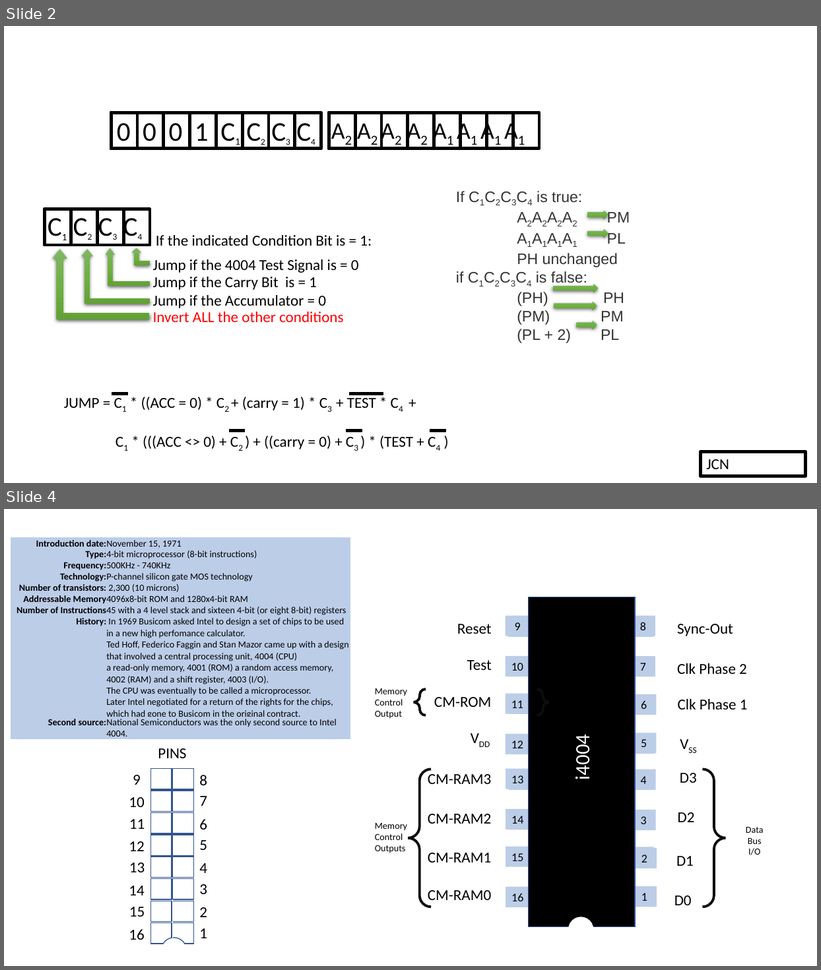
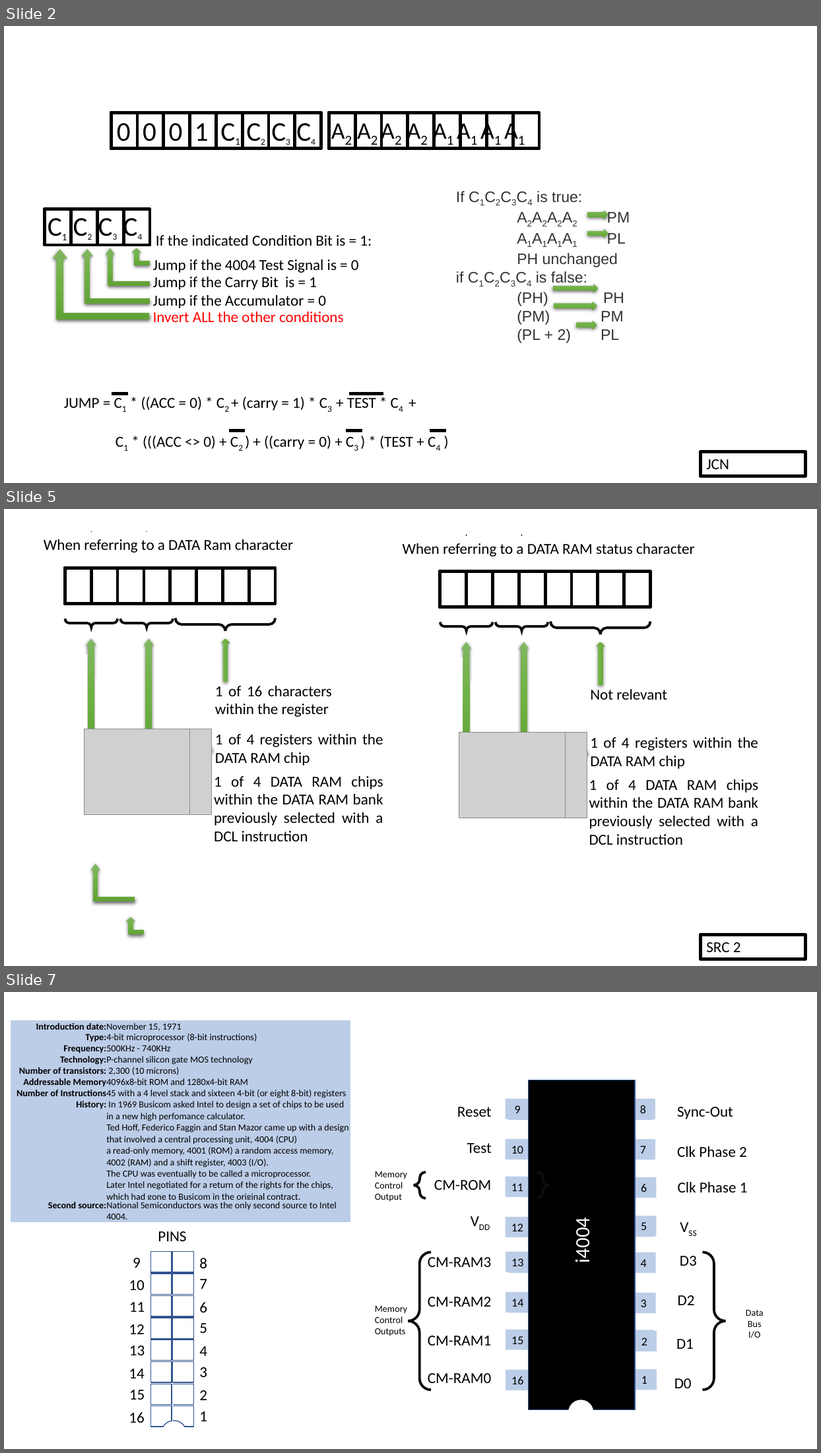
Before and after one commit to alshapton/Pyntel4004, a slide deck: pyntel4004/docs/resources.pptx. Shown one above the other, each under a label of ours: slides 2 and 4 before the commit, slides 2, 5 and 7 after it; the slides between them are not shown. The pictures are 821x970 and 821x1453 pixels, drawn with LibreOffice and Linux fonts; fonts in the diff are those of the drawing; grey boxes stand for pictures. Boxes give left, top, right and bottom in pixels: in the first picture for what was removed or moved away, otherwise in the second. Text is boxed around its words. In the diff, an @@ line names an element or a change of style, - is before the commit and + after.

```diff
--- a/pyntel4004/docs/resources.pptx
+++ b/pyntel4004/docs/resources.pptx
@@ slide 5 added at [4,509,817,966], background #FFFFFF @@
@@ text added at [44,539,293,553], 18 pt, text #000000 @@
+When referring to a DATA Ram character
@@ brace pair added at [65,535,118,628], outline #0D0D0D 3 pt @@
@@ brace pair added at [120,535,173,628], outline #0D0D0D 3 pt @@
@@ brace pair added at [176,539,275,631], outline #0D0D0D 3 pt @@
@@ group added at [65,568,275,604]: 7 rectangles @@
@@ bent up arrow added at [86,639,154,753], fill gradient #81B861 to #6FB242 to #62A336 @@
@@ bent up arrow added at [144,639,212,753], fill gradient #81B861 to #6FB242 to #62A336 @@
@@ right arrow added at [221,638,230,682], fill gradient #81B861 to #6FB242 to #62A336 @@
@@ rectangle added at [79,654,88,803], fill #FFFFFF @@
@@ rectangle added at [96,678,104,795], fill #FFFFFF @@
@@ text added at [215,686,332,717], 18 pt, text #000000 @@
+1 of 16 characters within the register
@@ rectangle added at [79,733,157,763], fill #FFFFFF @@
@@ picture added at [84,729,205,815] @@
@@ picture added at [190,729,211,815] @@
@@ text added at [215,734,383,766], 18 pt, text #000000 @@
+1 of 4 registers within the DATA RAM chip
@@ group added at [403,539,758,845]: 11 rectangles, 4 texts, 3 brace pairs, 2 bent up arrows, 2 pictures, 1 right arrow @@
+1 of 4 DATA RAM chips within the DATA RAM bank previously selected with a DCL instruction
+When referring to a DATA RAM status character
+1 of 4 registers within the DATA RAM chip
+Not relevant
@@ text added at [214,776,384,842], 18 pt, text #000000 @@
+1 of 4 DATA RAM chips within the DATA RAM bank previously selected with a DCL instruction
@@ rectangle added at [190,795,201,811], fill #FFFFFF @@
@@ bent up arrow added at [91,864,135,902], fill gradient #81B861 to #6FB242 to #62A336 @@
@@ bent up arrow added at [127,918,145,935], fill gradient #81B861 to #6FB242 to #62A336 @@
@@ rectangle added at [700,935,805,959], outline #000000 3.75 pt, 18 pt, text #000000 @@
+SRC 2
@@ what was slide 4 is now slide 7 @@
```
Also in this commit, not shown: 1 slide changed, 3 other slides added, 5 other files.
